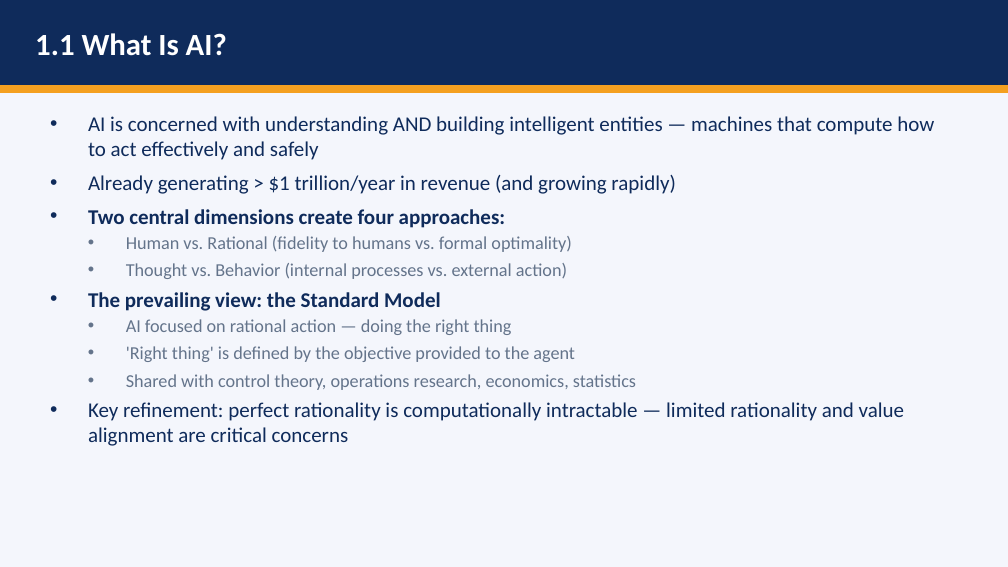
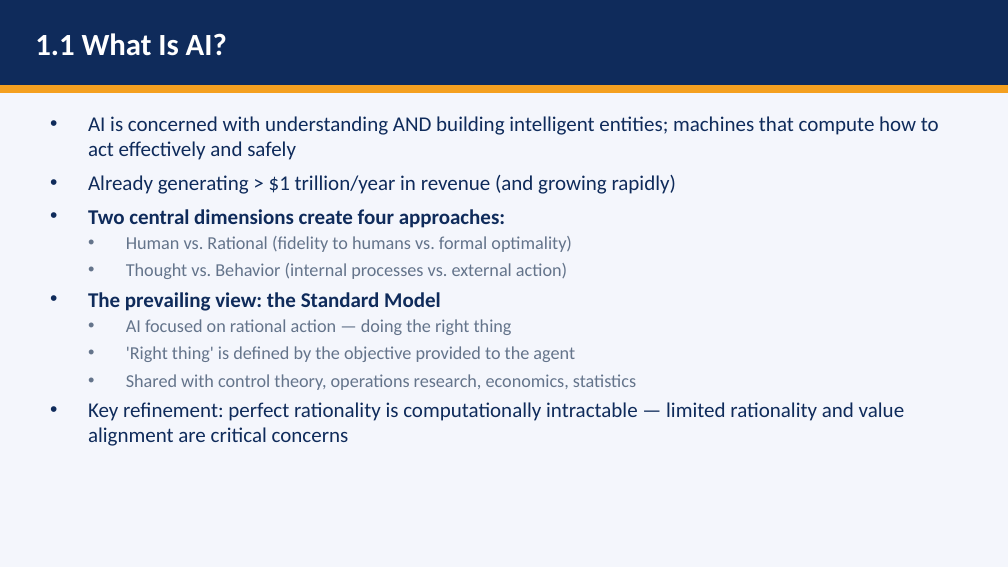
Before and after one commit to DrNatas/Comp_469, a slide deck: slide 5 of Fall 2026/L01 - Introduction and Intelligent Agents/COMP469_Ch1_Ch2_Full_Lecture.pptx. Drawn at 1008x567 pixels with LibreOffice and Linux fonts; fonts in the diff are those of the drawing. Boxes give left, top, right and bottom in pixels: in the first picture for what was removed or moved away, otherwise in the second. Text is boxed around its words. In the diff, an @@ line names an element or a change of style, - is before the commit and + after.

```diff
--- a/Fall 2026/L01 - Introduction and Intelligent Agents/COMP469_Ch1_Ch2_Full_Lecture.pptx
+++ b/Fall 2026/L01 - Introduction and Intelligent Agents/COMP469_Ch1_Ch2_Full_Lecture.pptx
@@ text at <box>88,116,939,160</box>: text changed @@
-• AI is concerned with understanding AND building intelligent entities — machines that compute how to act effectively and safely
+• AI is concerned with understanding AND building intelligent entities; machines that compute how to act effectively and safely
```
Also in this commit, not shown: 4 other slides changed, 8 other files.
